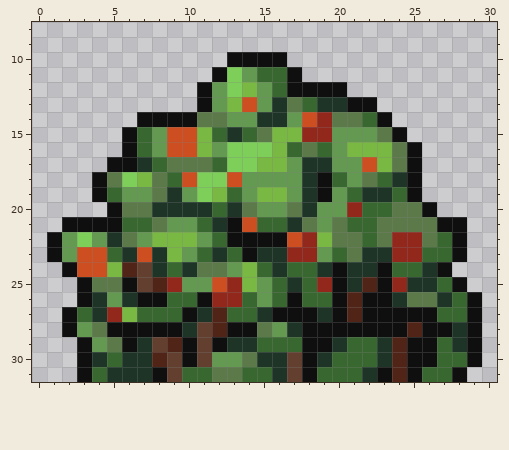
One commit to this pixel-art sprite: VoxelTest/VoxelTestContent/Entities/Plants/berrybush.png. Above, as it was before the edit.
The file is 32x32 pixels. Shown: x 0..30, y 8..31. The old version is drawn lined up with the new one.
Now the later version:
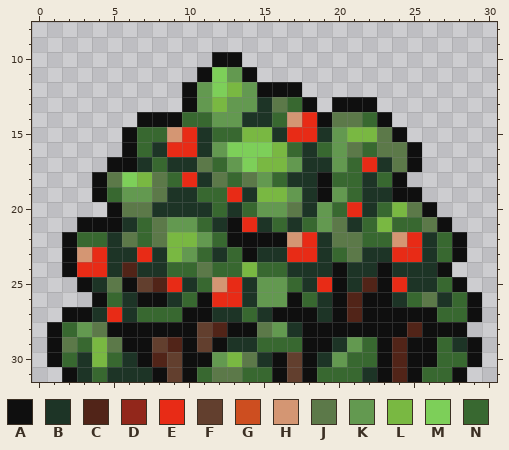
Palette (. is transparent): A #0f0f0f  B #1d3426  C #512418  D #92271b  E #e82b16  F #623f2e  G #cd4e20  H #d49673  J #5c7949  K #639950  L #79b842  M #7dcf59  N #386830
From old to new:
whole drawing moved by -1,+0 (the old picture is shown already moved)
Changed rows in their new state; - is an unchanged pixel.
first column x 1:
10 -----------A-...-------------
11 ----------AMKA...------------
12 ---------AKMLKAA-...---------
13 ---------AKLKKBJNA.A---------
14 ---------NNK-B-NHEA----------
15 -------NHEB-NLLBEEB-LL-------
16 -------BEEB------B--JNJ------
17 --------BB--K-------NEB------
18 ---------EBJNJ-NB---NB-A.----
19 ---------BNNEB---------A-----
20 -------------N-----NEB-L-----
21 -.---B-------EB--N--B-LNN--.-
22 .ANN--NJ--------HEB---NHEB---
23 .AHEB-E---------EEB----EEB---
24 --EEB-B--N-NN--NBB-----BB----
25 ---B----EBNHEB-KNBE----E-----
26 --.AN---B--EEB-K--B-----N----
27 --A-EB----ABB----------------
28 AN-------A-----------------A.
29 AJNL--A-------------K-A------
30 ANBL--A---A-L--A---K--A------
31 -AB------A-----A-------------
Where, in picture pixels (left, top, right, bottom), the same in both pictures:
changed: (47, 52, 482, 382)
